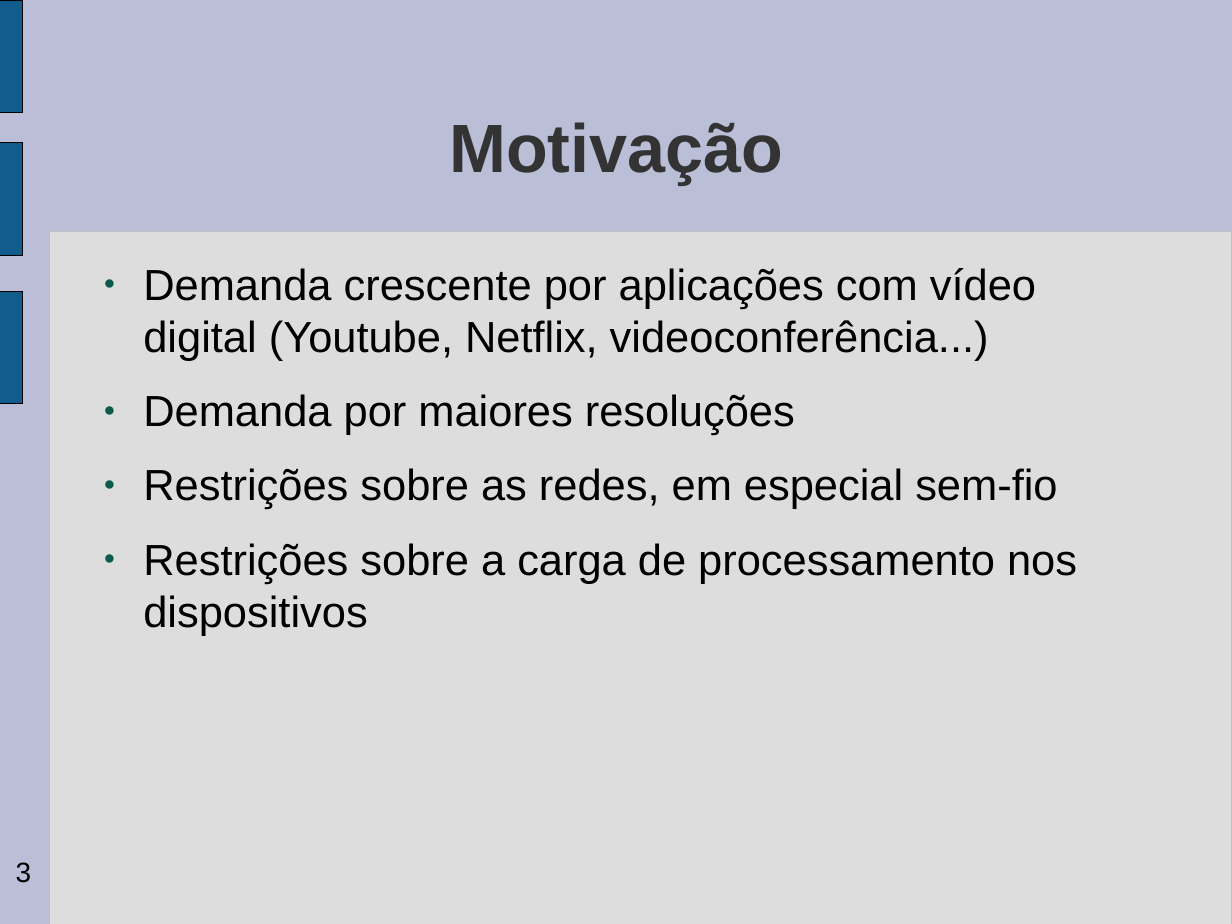
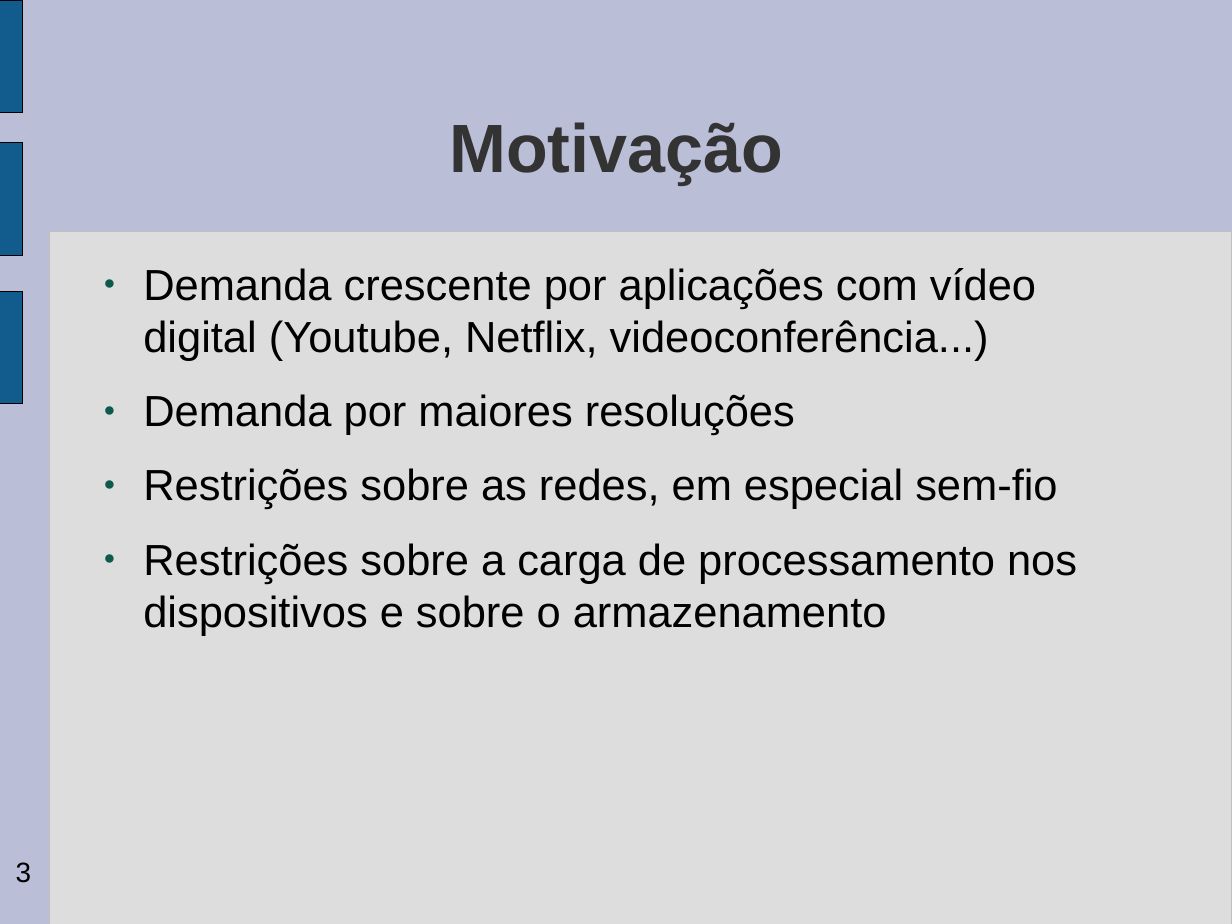
Before and after one commit to gabrieldiego/tg, a slide deck: slide 3 of artigo/apresentacao-tg2.odp. Drawn at 1232x924 pixels with LibreOffice and Linux fonts; fonts in the diff are those of the drawing; background and template pictures are left out. Boxes give left, top, right and bottom in pixels: in the first picture for what was removed or moved away, otherwise in the second. Text is boxed around its words. In the diff, an @@ line names an element or a change of style, - is before the commit and + after.

```diff
--- a/artigo/apresentacao-tg2.odp
+++ b/artigo/apresentacao-tg2.odp
@@ text at (143,543,1077,636): text changed @@
-● Restrições sobre a carga de processamento nos dispositivos
+● Restrições sobre a carga de processamento nos dispositivos e sobre o armazenamento
```
Also in this commit, not shown: 4 other slides changed, 2 other files.
